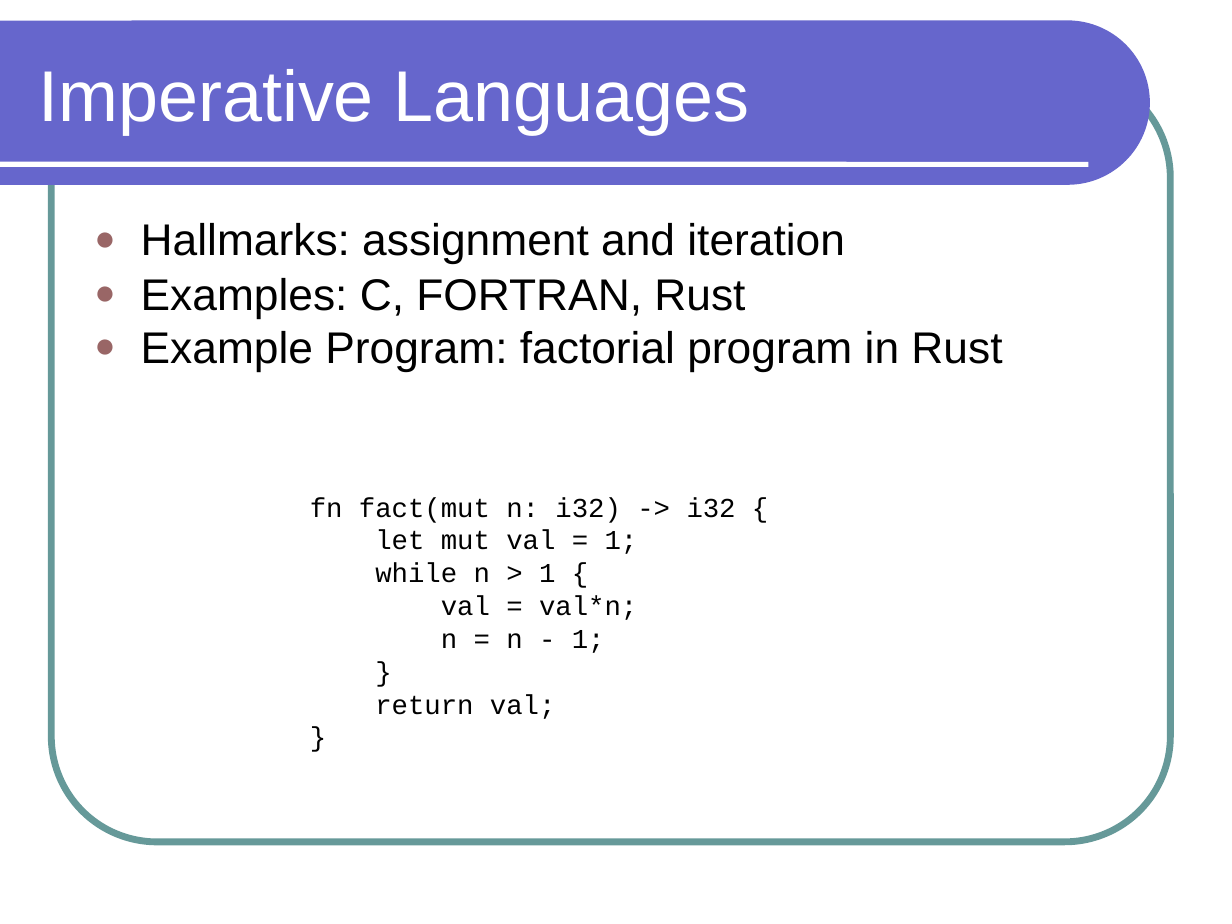
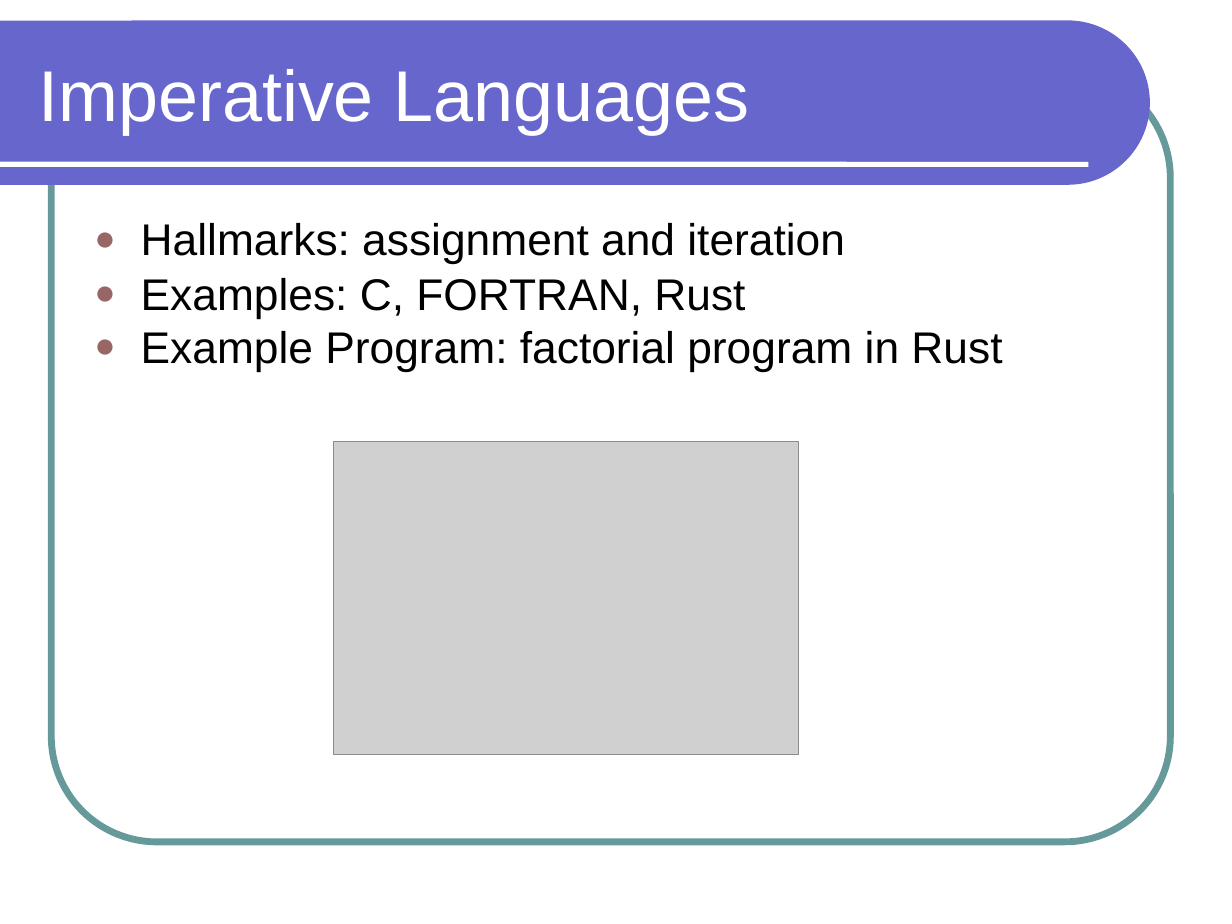
Before and after one commit to lutzhamel/CSC301, a slide deck: slide 7 of notes/csc301-ln001.ppt. Drawn at 1232x924 pixels with LibreOffice and Linux fonts; fonts in the diff are those of the drawing; grey boxes stand for pictures. Boxes give left, top, right and bottom in pixels: in the first picture for what was removed or moved away, otherwise in the second. Text is boxed around its words. In the diff, an @@ line names an element or a change of style, - is before the commit and + after.

```diff
--- a/notes/csc301-ln001.ppt
+++ b/notes/csc301-ln001.ppt
@@ picture added at <box>334,441,800,754</box> @@
@@ text removed at <box>310,497,736,719</box> @@
-fn fact(mut n: i32) -> i32 {
-let mut val = 1;
-while n > 1 {
-val = val*n;
-n = n - 1;
-}
-return val;
-}
```
Also in this commit, not shown: 4 other slides changed, 3 slides added, 3 slides removed, 2 other files.
